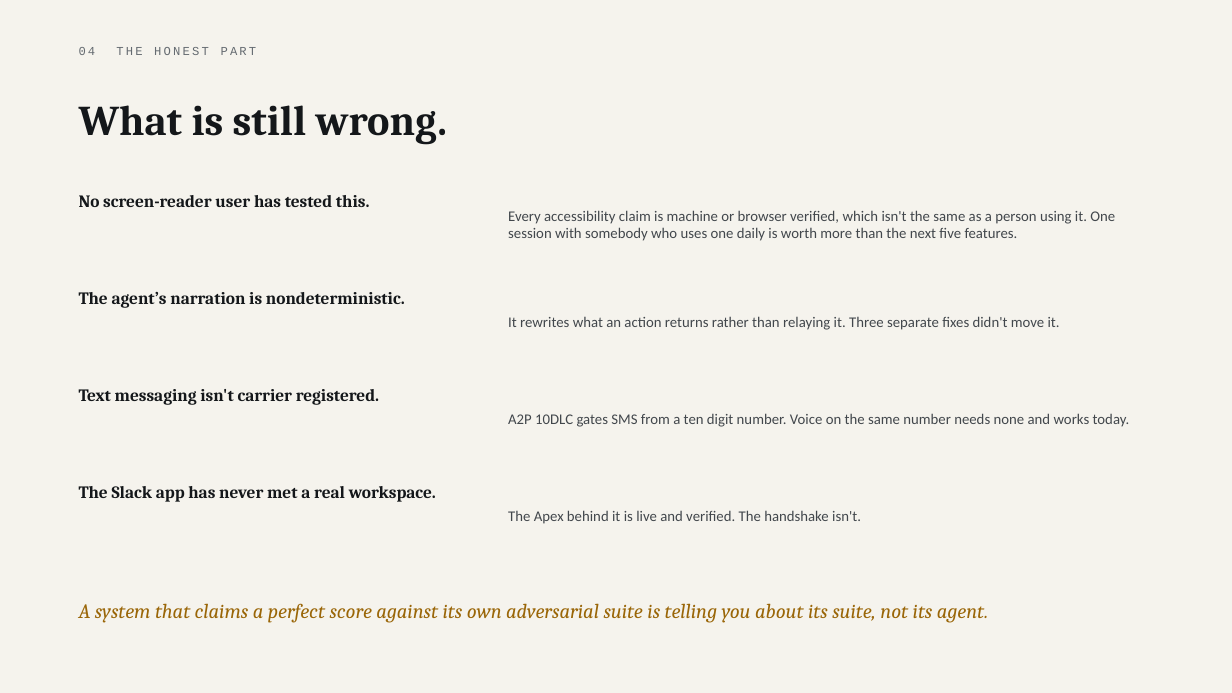
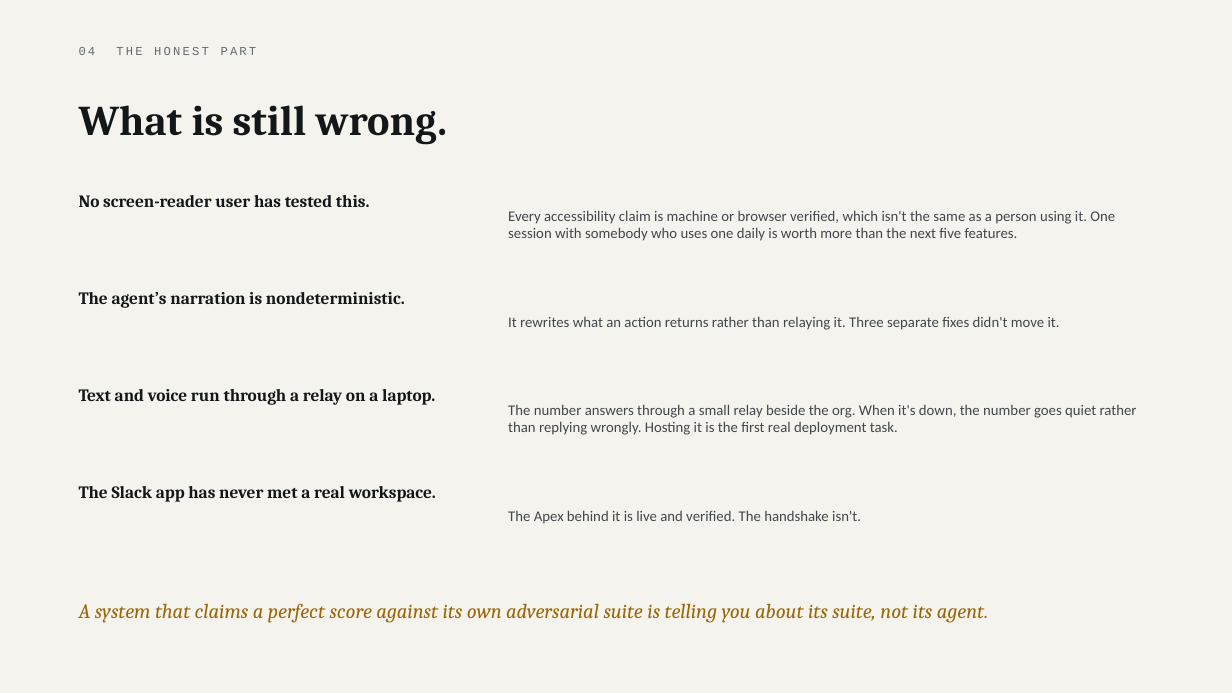
Before and after one commit to parthsevak2/curb-cut, a slide deck: slide 26 of deck/Curb-Cut.pptx. Drawn at 1232x693 pixels with LibreOffice and Linux fonts; fonts in the diff are those of the drawing. Boxes give left, top, right and bottom in pixels: in the first picture for what was removed or moved away, otherwise in the second. Text is boxed around its words. In the diff, an @@ line names an element or a change of style, - is before the commit and + after.

```diff
--- a/deck/Curb-Cut.pptx
+++ b/deck/Curb-Cut.pptx
@@ text at bbox=[79, 389, 435, 405]: text changed @@
-Text messaging isn't carrier registered.
+Text and voice run through a relay on a laptop.
@@ text at bbox=[508, 404, 1137, 435]: text changed @@
-A2P 10DLC gates SMS from a ten digit number. Voice on the same number needs none and works today.
+The number answers through a small relay beside the org. When it's down, the number goes quiet rather than replying wrongly. Hosting it is the first real deployment task.
```
Also in this commit, not shown: 1 other slide changed, 6 other files.
